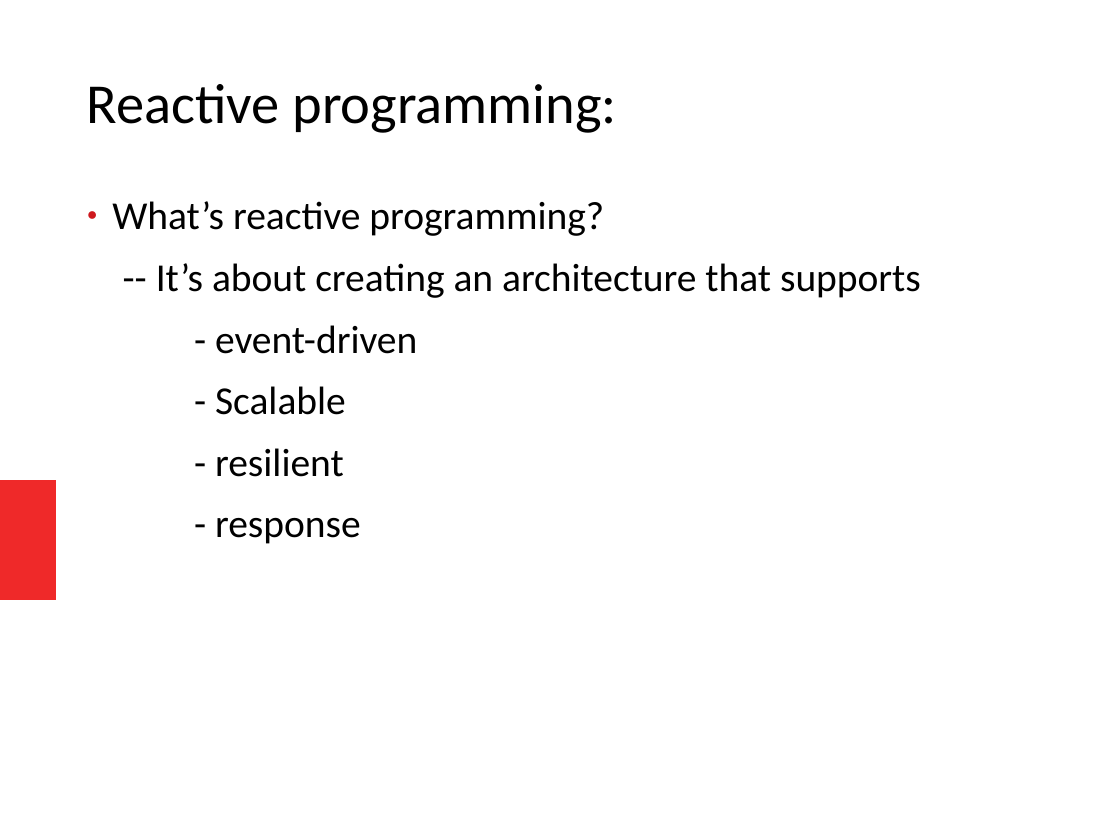
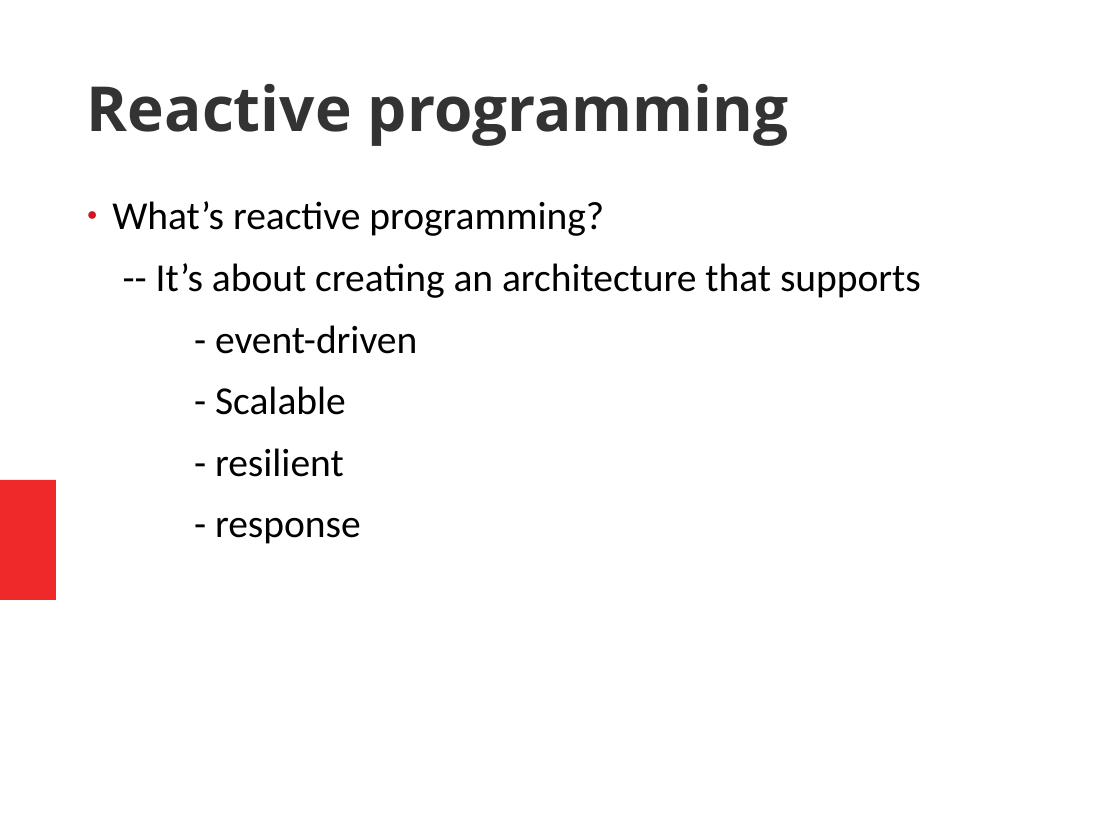
Before and after one commit to nizanthece/java-one, a slide deck: slide 5 of java-one-demo.pptx (slide 6 before the commit). Drawn at 1120x840 pixels with LibreOffice and Linux fonts; fonts in the diff are those of the drawing. Boxes give left, top, right and bottom in pixels: in the first picture for what was removed or moved away, otherwise in the second. Text is boxed around its words. In the diff, an @@ line names an element or a change of style, - is before the commit and + after.

```diff
--- a/java-one-demo.pptx
+++ b/java-one-demo.pptx
@@ text at bbox=[87, 84, 789, 146]: text changed; size 40 to 44 pt; font Calibri to Open Sans; text colour #000000 to #333333; bold on @@
-Reactive programming:
+Reactive programming
```
Also in this commit, not shown: 4 other slides changed, 2 slides added, 3 slides removed, 2 other files.
